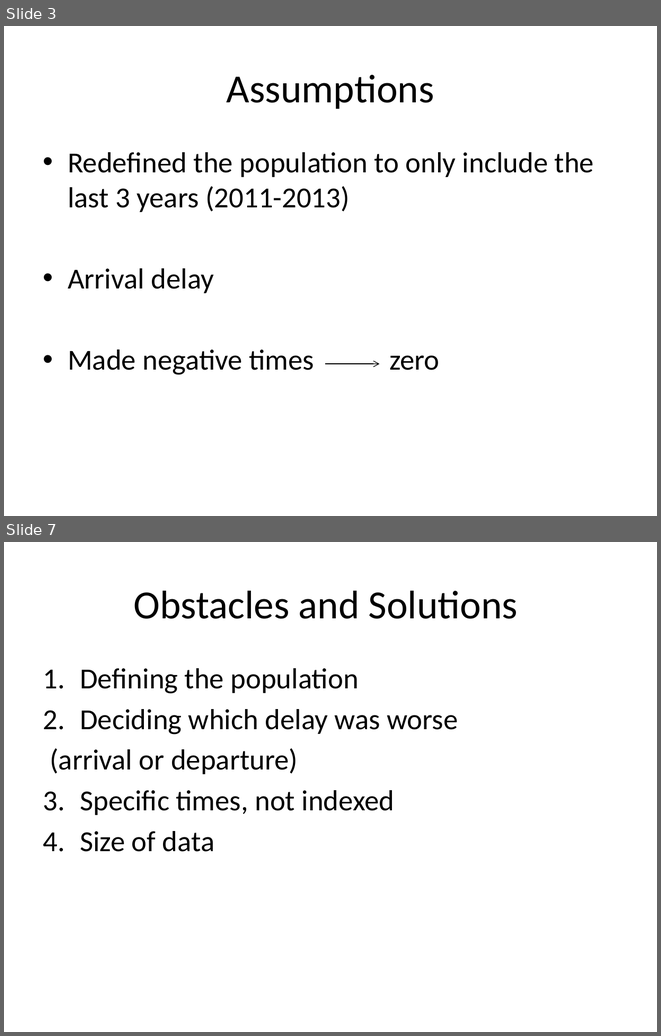
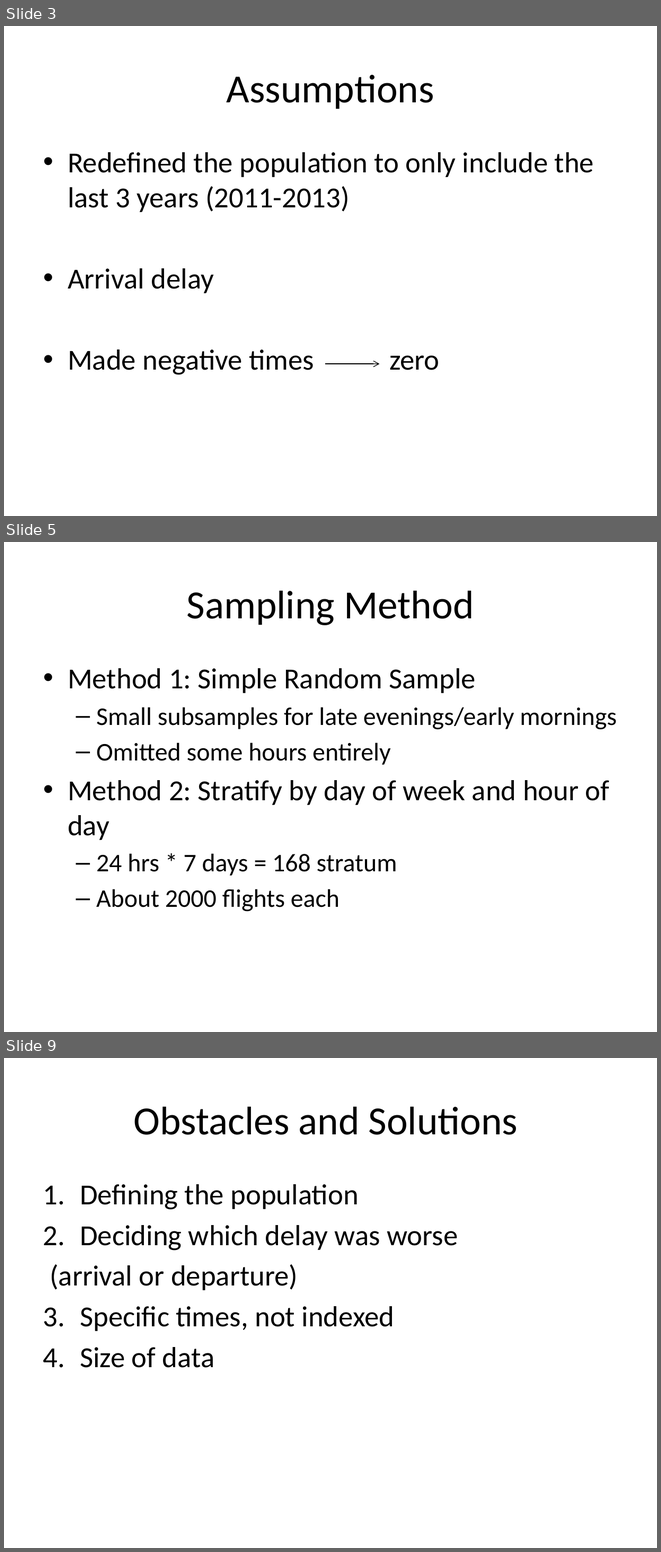
Before and after one commit to andy-olstad/POGSproj2, a slide deck: project_2_presentation.pptx. Shown one above the other, each under a label of ours: slides 3 and 7 before the commit, slides 3, 5 and 9 after it; the slides between them are not shown. The pictures are 661x1036 and 661x1552 pixels, drawn with LibreOffice and Linux fonts; fonts in the diff are those of the drawing. Boxes give left, top, right and bottom in pixels: in the first picture for what was removed or moved away, otherwise in the second. Text is boxed around its words. In the diff, an @@ line names an element or a change of style, - is before the commit and + after.

```diff
--- a/project_2_presentation.pptx
+++ b/project_2_presentation.pptx
@@ slide 5 added at bbox=[4, 542, 657, 1032], background #FFFFFF @@
@@ title added at bbox=[187, 590, 474, 625], 44 pt, text #000000 @@
+Sampling Method
@@ text added at bbox=[68, 668, 617, 911], 28 pt, text #000000 @@
+• Method 1: Simple Random Sample
+  – Small subsamples for late evenings/early mornings
+  – Omitted some hours entirely
+• Method 2: Stratify by day of week and hour of day
+  – 24 hrs * 7 days = 168 stratum
+  – About 2000 flights each
@@ what was slide 7 is now slide 9 @@
```
Also in this commit, not shown: 3 slides changed, 3 other slides added, 1 slide removed.
